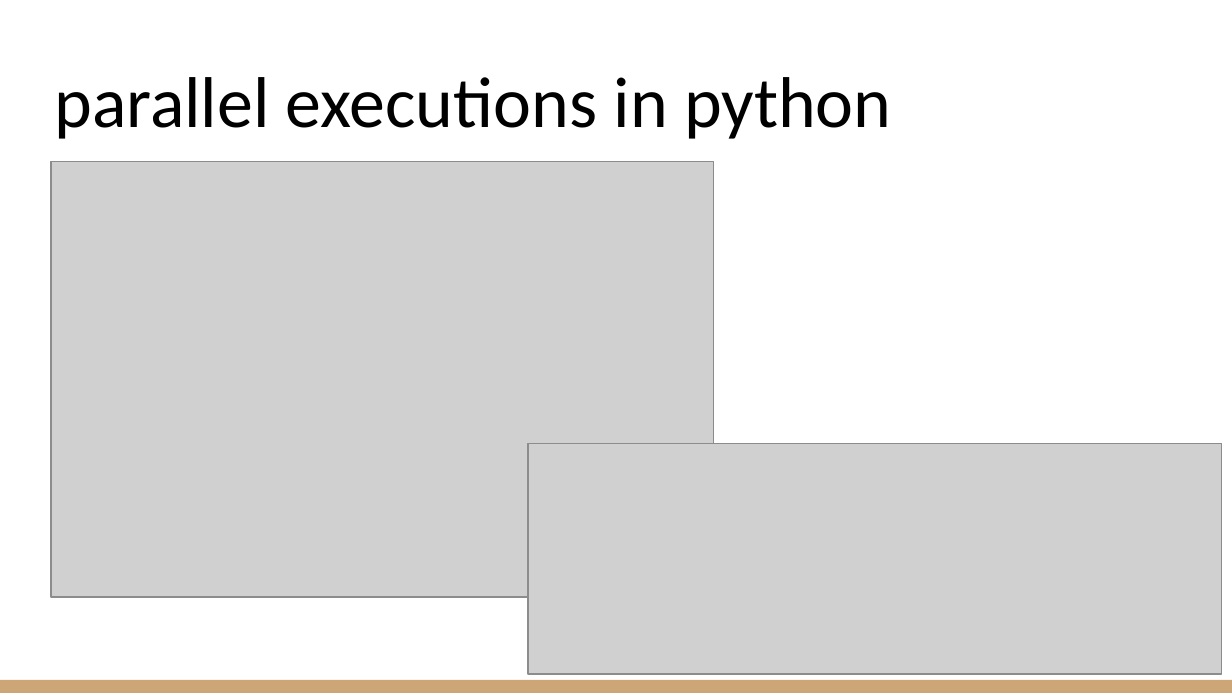
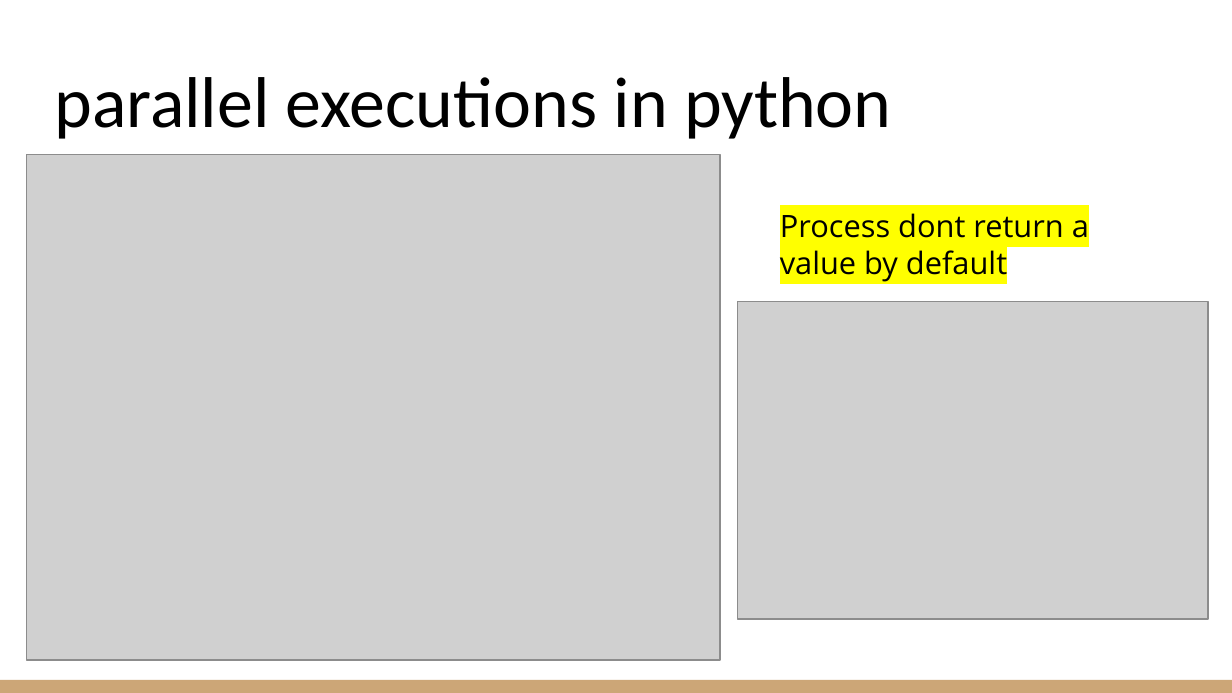
Before and after one commit to memoodm/python-multithreading, a slide deck: slide 5 of parallel vs sequential/presentation/Concurrency and parallelism.pptx. Drawn at 1232x693 pixels with LibreOffice and Linux fonts; fonts in the diff are those of the drawing; grey boxes stand for pictures. Boxes give left, top, right and bottom in pixels: in the first picture for what was removed or moved away, otherwise in the second. Text is boxed around its words. In the diff, an @@ line names an element or a change of style, - is before the commit and + after.

Commit message:
improve parallel workshop class

```diff
--- a/parallel vs sequential/presentation/Concurrency and parallelism.pptx
+++ b/parallel vs sequential/presentation/Concurrency and parallelism.pptx
@@ picture: place and size @@
-picture at (51,161,713,596)
+picture at (26,154,719,659)
@@ text added at (780,213,1089,282), 18 pt, text #000000 @@
+Process dont return a value by default
@@ picture added at (737,302,1207,620) @@
@@ picture removed at (529,444,1222,674) @@
```
Also in this commit, not shown: 1 slide added, 3 other files.
